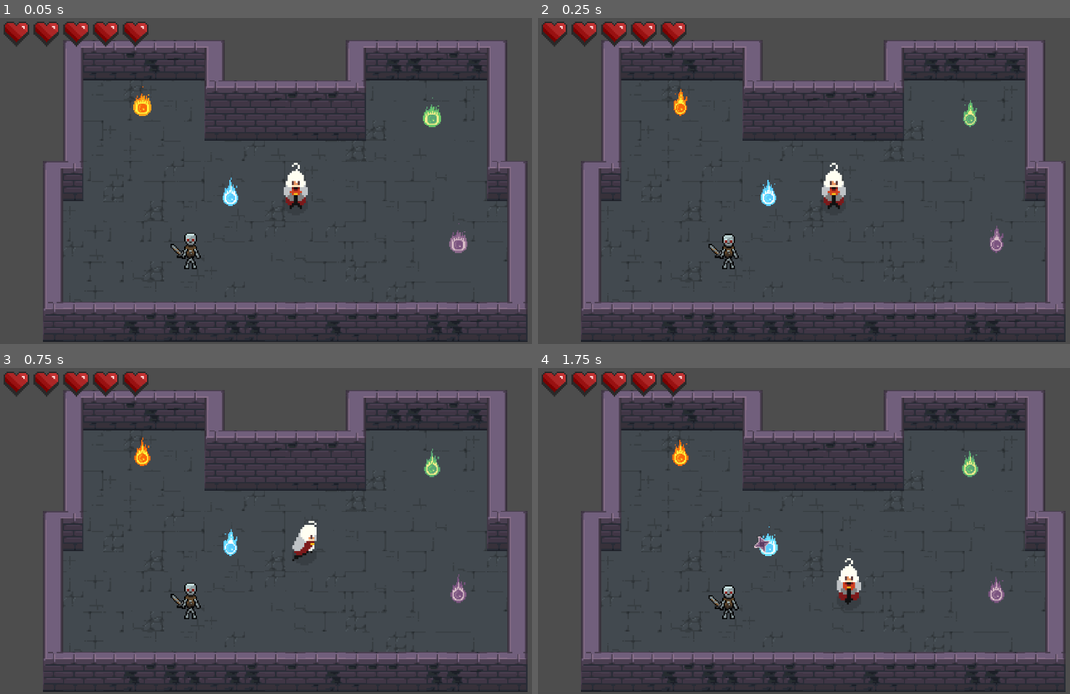
Above: before the commit, frames 1-4 (two rows, left to right).
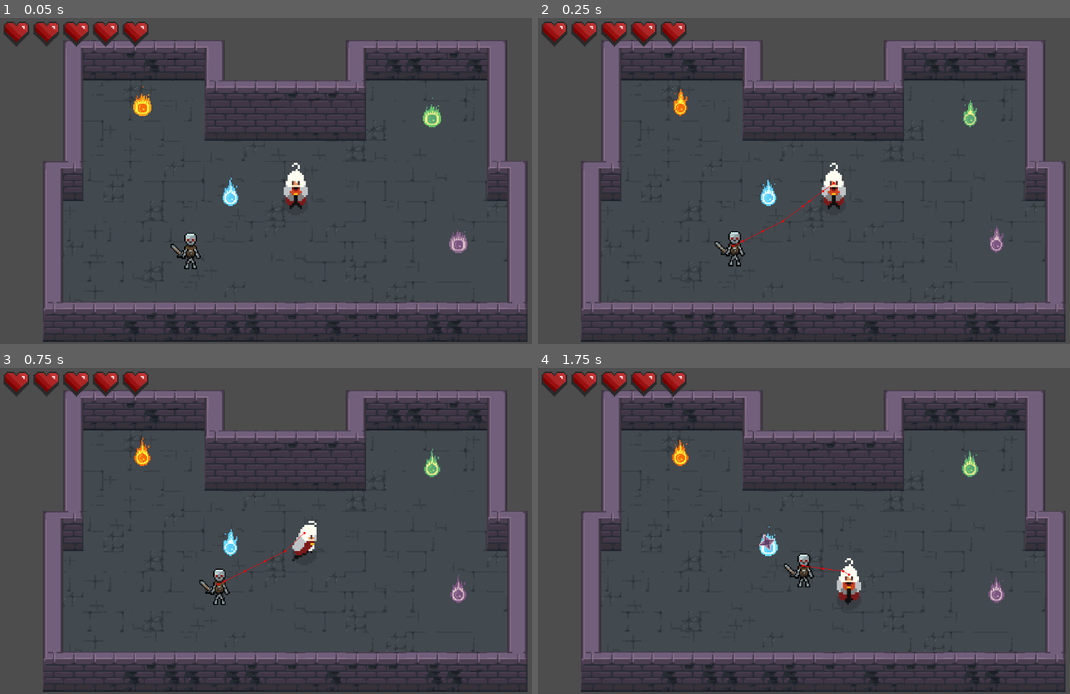
Above: after the commit, the same moments.

Repository: GuusOomen/Arcane-Dungeons-Trials-of-the-Elements
Game: Godot game, scene res://main.tscn
Same seed, same stepped clock (60 frames per second), same inputs: the game is played once before the commit and once after it.
Inputs (mouse positions are in pixels of both pictures, inside the frame that each line leads up to):
- Up to frame 1 (0.05 s): no input
- Up to frame 2 (0.25 s): no input
- Up to frame 3 (0.75 s): move the mouse to (420, 514) at 0.52 s; hold D (right) from 0.53 s (still down); tap Space (attack) at 0.6 s
- Up to frame 4 (1.75 s): move the mouse to (713, 547) at 1.27 s; release D (right) at 1.28 s; hold S (down) from 1.28 s (still down); click (713, 547) at 1.35 s

Frame 1 is identical in both runs. In frame 2, 0.5% of the frame differs, in the area x 32-56%, y 50-78%; in frame 3, 0.6%; in frame 4, 0.7%, in the area x 32-59%, y 51-78%.

Commit message:
added pathfinding to skeleton

Diff:
--- a/Main_character.tscn
+++ b/Main_character.tscn
@@ -1333,7 +1333,6 @@
 height = 14.0
 
 [node name="Player" type="CharacterBody2D" groups=["Player"]]
-collision_layer = 0
 motion_mode = 1
 script = ExtResource("1_neyl5")
 
--- a/Skeleton.tscn
+++ b/Skeleton.tscn
@@ -1078,6 +1078,13 @@
 [node name="AttackTimer" type="Timer" parent="."]
 wait_time = 0.875
 
+[node name="NavigationAgent2D" type="NavigationAgent2D" parent="."]
+debug_enabled = true
+
+[node name="NavigationTimer" type="Timer" parent="."]
+wait_time = 0.1
+autostart = true
+
 [connection signal="body_entered" from="Front-Detect" to="." method="_on_detect_body_entered" binds= ["Front"]]
 [connection signal="body_exited" from="Front-Detect" to="." method="_on_detect_body_exited" binds= ["Front"]]
 [connection signal="body_entered" from="Back-Detect" to="." method="_on_detect_body_entered" binds= ["Back"]]
@@ -1087,3 +1094,4 @@
 [connection signal="body_entered" from="Left-Detect" to="." method="_on_detect_body_entered" binds= ["Left"]]
 [connection signal="body_exited" from="Left-Detect" to="." method="_on_detect_body_exited" binds= ["Left"]]
 [connection signal="timeout" from="AttackTimer" to="." method="_on_attack_timer_timeout"]
+[connection signal="timeout" from="NavigationTimer" to="." method="_on_navigation_timer_timeout"]
--- a/main.tscn
+++ b/main.tscn
@@ -46,6 +46,7 @@
 scale = Vector2(2.5, 2.5)
 
 [node name="Player" parent="." instance=ExtResource("2_pqbwu")]
+unique_name_in_owner = true
 position = Vector2(586, 328)
 scale = Vector2(4, 4)
 projectile_scene_default = ExtResource("6_2psyd")
--- a/rooms/Room1.tscn
+++ b/rooms/Room1.tscn
@@ -170,6 +170,18 @@
 [sub_resource type="TileSet" id="TileSet_gpoy5"]
 physics_layer_0/collision_layer = 1
 sources/0 = SubResource("TileSetAtlasSource_wtycr")
+
+[sub_resource type="NavigationPolygon" id="NavigationPolygon_bjp4a"]
+vertices = PackedVector2Array(8, 8, -8, 8, -8, -8, 8, -8)
+polygons = Array[PackedInt32Array]([PackedInt32Array(0, 1, 2, 3)])
+outlines = Array[PackedVector2Array]([PackedVector2Array(-8, -8, 8, -8, 8, 8, -8, 8)])
+agent_radius = 0.0
+
+[sub_resource type="NavigationPolygon" id="NavigationPolygon_0noq3"]
+vertices = PackedVector2Array(8, 8, -8, 8, -8, -8, 8, -8)
+polygons = Array[PackedInt32Array]([PackedInt32Array(0, 1, 2, 3)])
+outlines = Array[PackedVector2Array]([PackedVector2Array(-8, -8, 8, -8, 8, 8, -8, 8)])
+agent_radius = 0.0
 
 [sub_resource type="TileSetAtlasSource" id="TileSetAtlasSource_y06k5"]
 texture = ExtResource("1_lwhjf")
@@ -300,52 +312,97 @@
 7:8/0 = 0
 8:8/0 = 0
 9:8/0 = 0
+9:8/0/navigation_layer_0/polygon = SubResource("NavigationPolygon_0noq3")
 10:8/0 = 0
+10:8/0/navigation_layer_0/polygon = SubResource("NavigationPolygon_0noq3")
 11:8/0 = 0
+11:8/0/navigation_layer_0/polygon = SubResource("NavigationPolygon_0noq3")
 12:8/0 = 0
+12:8/0/navigation_layer_0/polygon = SubResource("NavigationPolygon_0noq3")
 0:9/0 = 0
+0:9/0/navigation_layer_0/polygon = SubResource("NavigationPolygon_bjp4a")
 1:9/0 = 0
+1:9/0/navigation_layer_0/polygon = SubResource("NavigationPolygon_bjp4a")
 2:9/0 = 0
+2:9/0/navigation_layer_0/polygon = SubResource("NavigationPolygon_bjp4a")
 4:9/0 = 0
+4:9/0/navigation_layer_0/polygon = SubResource("NavigationPolygon_0noq3")
 5:9/0 = 0
+5:9/0/navigation_layer_0/polygon = SubResource("NavigationPolygon_0noq3")
 6:9/0 = 0
+6:9/0/navigation_layer_0/polygon = SubResource("NavigationPolygon_0noq3")
 7:9/0 = 0
 8:9/0 = 0
+8:9/0/navigation_layer_0/polygon = SubResource("NavigationPolygon_0noq3")
 9:9/0 = 0
+9:9/0/navigation_layer_0/polygon = SubResource("NavigationPolygon_0noq3")
 10:9/0 = 0
+10:9/0/navigation_layer_0/polygon = SubResource("NavigationPolygon_0noq3")
 11:9/0 = 0
+11:9/0/navigation_layer_0/polygon = SubResource("NavigationPolygon_0noq3")
 12:9/0 = 0
+12:9/0/navigation_layer_0/polygon = SubResource("NavigationPolygon_0noq3")
 0:10/0 = 0
+0:10/0/navigation_layer_0/polygon = SubResource("NavigationPolygon_bjp4a")
 1:10/0 = 0
+1:10/0/navigation_layer_0/polygon = SubResource("NavigationPolygon_bjp4a")
 2:10/0 = 0
+2:10/0/navigation_layer_0/polygon = SubResource("NavigationPolygon_bjp4a")
 3:10/0 = 0
+3:10/0/navigation_layer_0/polygon = SubResource("NavigationPolygon_0noq3")
 4:10/0 = 0
+4:10/0/navigation_layer_0/polygon = SubResource("NavigationPolygon_0noq3")
 5:10/0 = 0
+5:10/0/navigation_layer_0/polygon = SubResource("NavigationPolygon_0noq3")
 6:10/0 = 0
+6:10/0/navigation_layer_0/polygon = SubResource("NavigationPolygon_0noq3")
 7:10/0 = 0
+7:10/0/navigation_layer_0/polygon = SubResource("NavigationPolygon_0noq3")
 8:10/0 = 0
+8:10/0/navigation_layer_0/polygon = SubResource("NavigationPolygon_0noq3")
 9:10/0 = 0
+9:10/0/navigation_layer_0/polygon = SubResource("NavigationPolygon_0noq3")
 10:10/0 = 0
+10:10/0/navigation_layer_0/polygon = SubResource("NavigationPolygon_0noq3")
 11:10/0 = 0
+11:10/0/navigation_layer_0/polygon = SubResource("NavigationPolygon_0noq3")
 12:10/0 = 0
+12:10/0/navigation_layer_0/polygon = SubResource("NavigationPolygon_0noq3")
 13:10/0 = 0
+13:10/0/navigation_layer_0/polygon = SubResource("NavigationPolygon_0noq3")
 14:10/0 = 0
+14:10/0/navigation_layer_0/polygon = SubResource("NavigationPolygon_0noq3")
 0:11/0 = 0
+0:11/0/navigation_layer_0/polygon = SubResource("NavigationPolygon_bjp4a")
 1:11/0 = 0
+1:11/0/navigation_layer_0/polygon = SubResource("NavigationPolygon_bjp4a")
 2:11/0 = 0
+2:11/0/navigation_layer_0/polygon = SubResource("NavigationPolygon_bjp4a")
 4:11/0 = 0
+4:11/0/navigation_layer_0/polygon = SubResource("NavigationPolygon_0noq3")
 5:11/0 = 0
+5:11/0/navigation_layer_0/polygon = SubResource("NavigationPolygon_0noq3")
 6:11/0 = 0
+6:11/0/navigation_layer_0/polygon = SubResource("NavigationPolygon_0noq3")
 7:11/0 = 0
+7:11/0/navigation_layer_0/polygon = SubResource("NavigationPolygon_0noq3")
 8:11/0 = 0
+8:11/0/navigation_layer_0/polygon = SubResource("NavigationPolygon_0noq3")
 9:11/0 = 0
+9:11/0/navigation_layer_0/polygon = SubResource("NavigationPolygon_0noq3")
 10:11/0 = 0
+10:11/0/navigation_layer_0/polygon = SubResource("NavigationPolygon_0noq3")
 11:11/0 = 0
+11:11/0/navigation_layer_0/polygon = SubResource("NavigationPolygon_0noq3")
 12:11/0 = 0
+12:11/0/navigation_layer_0/polygon = SubResource("NavigationPolygon_0noq3")
 13:11/0 = 0
+13:11/0/navigation_layer_0/polygon = SubResource("NavigationPolygon_0noq3")
 14:11/0 = 0
+14:11/0/navigation_layer_0/polygon = SubResource("NavigationPolygon_0noq3")
 
 [sub_resource type="TileSet" id="TileSet_1ep57"]
+navigation_layer_0/layers = 1
 sources/0 = SubResource("TileSetAtlasSource_y06k5")
 
 [node name="Room1" type="Node2D"]
--- a/skeleton.gd
+++ b/skeleton.gd
@@ -13,7 +13,9 @@
 var player_loc = []
 
 @onready var animation_player = $AnimatedSprite2D
+@onready var nav_agent = $NavigationAgent2D
 @onready var attack_timer = $AttackTimer
+@onready var nav_timer = $NavigationTimer
 @onready var player = %Player
 
 func _physics_process(delta: float) -> void:
@@ -36,6 +38,10 @@
 		play_animation(current_direction + "-Idle")
 		if !player_loc.is_empty():
 			perform_attack()
+		else:
+			var dir = to_local(nav_agent.get_next_path_position()).normalized()
+			velocity = dir * SPEED
+			move_and_slide()
 		## Default movement animation based on direction
 		#if input_vector != Vector2.ZERO:
 			#play_animation(current_direction + "-Walk")
@@ -62,7 +68,7 @@
 
 
 func _on_detect_body_entered(body: Node2D, direction: String) -> void:
-	if body.is_in_group("player") && !player_loc.has(direction):
+	if body.is_in_group("Player") && !player_loc.has(direction):
 		player_loc.insert(0, direction)
 
 
@@ -74,3 +80,7 @@
 func _on_attack_timer_timeout() -> void:
 	if player_loc.has(attack_direction):
 		player.take_damage()
+
+
+func _on_navigation_timer_timeout() -> void:
+	nav_agent.target_position = player.global_position
Not shown: 1 places in rooms/Room1.tscn that only renumber resources
